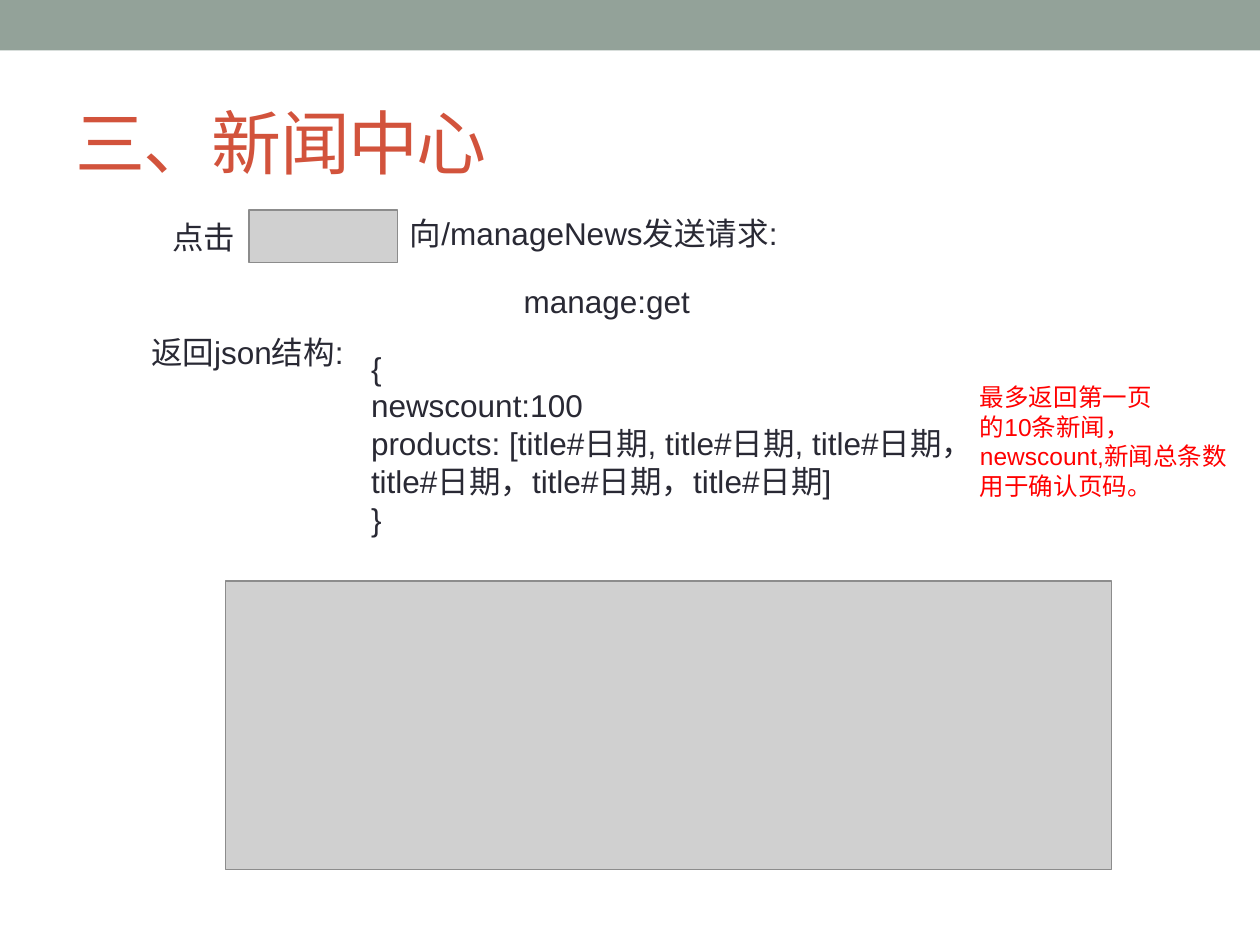
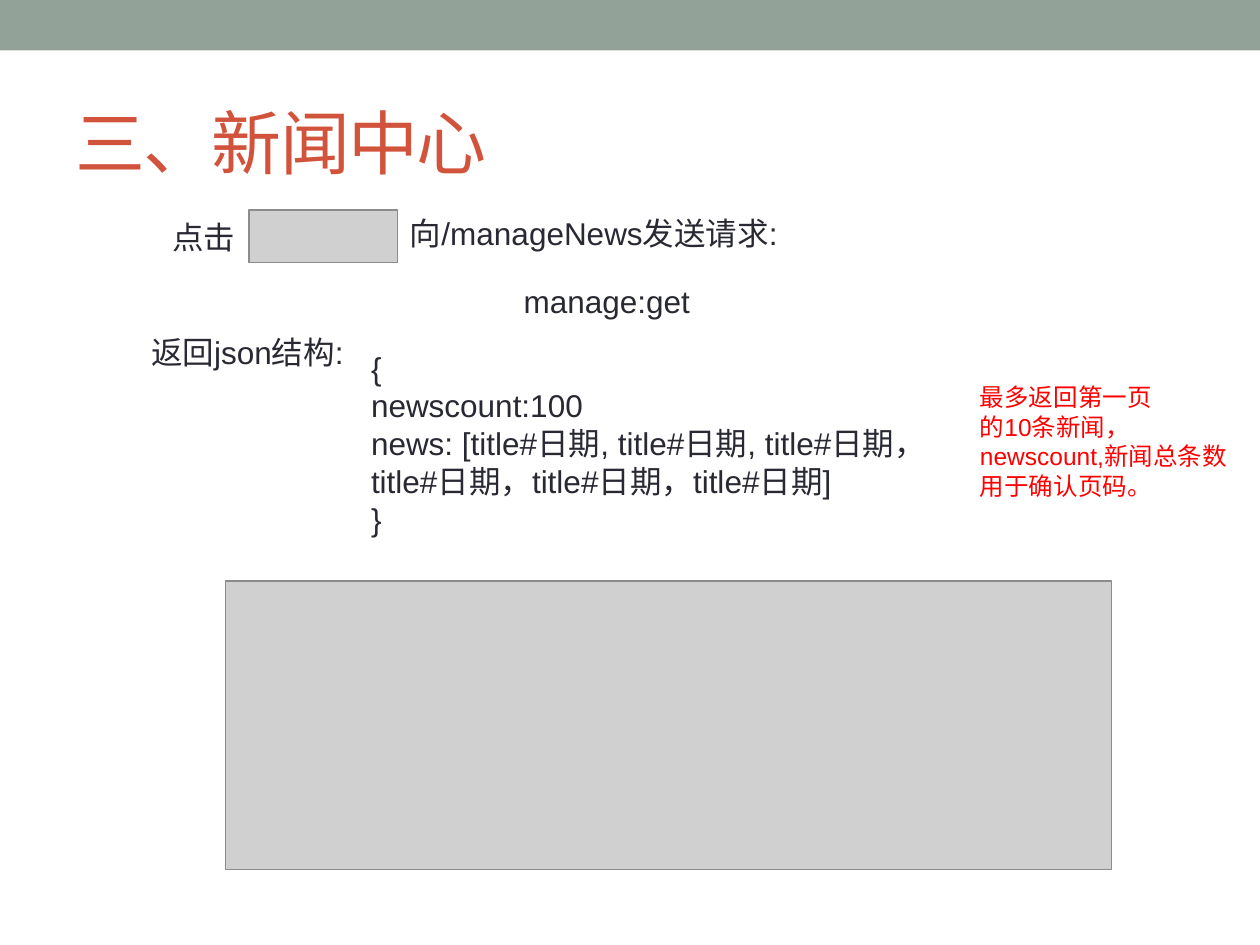
Before and after one commit to ChanSeaThink/LULLGREE, a slide deck: slide 21 of ZSGree前后端逻辑及接口.pptx. Drawn at 1260x945 pixels with LibreOffice and Linux fonts; fonts in the diff are those of the drawing; grey boxes stand for pictures. Boxes give left, top, right and bottom in pixels: in the first picture for what was removed or moved away, otherwise in the second. Text is boxed around its words. In the diff, an @@ line names an element or a change of style, - is before the commit and + after.

Commit message:
补充新闻详细内容的图片发送接口

```diff
--- a/ZSGree前后端逻辑及接口.pptx
+++ b/ZSGree前后端逻辑及接口.pptx
@@ text at [371,430,926,499]: text changed @@
-products: [title#日期, title#日期, title#日期，title#日期，title#日期，title#日期]
+news: [title#日期, title#日期, title#日期，title#日期，title#日期，title#日期]
```
Also in this commit, not shown: 1 other slide changed, 4 other files.
